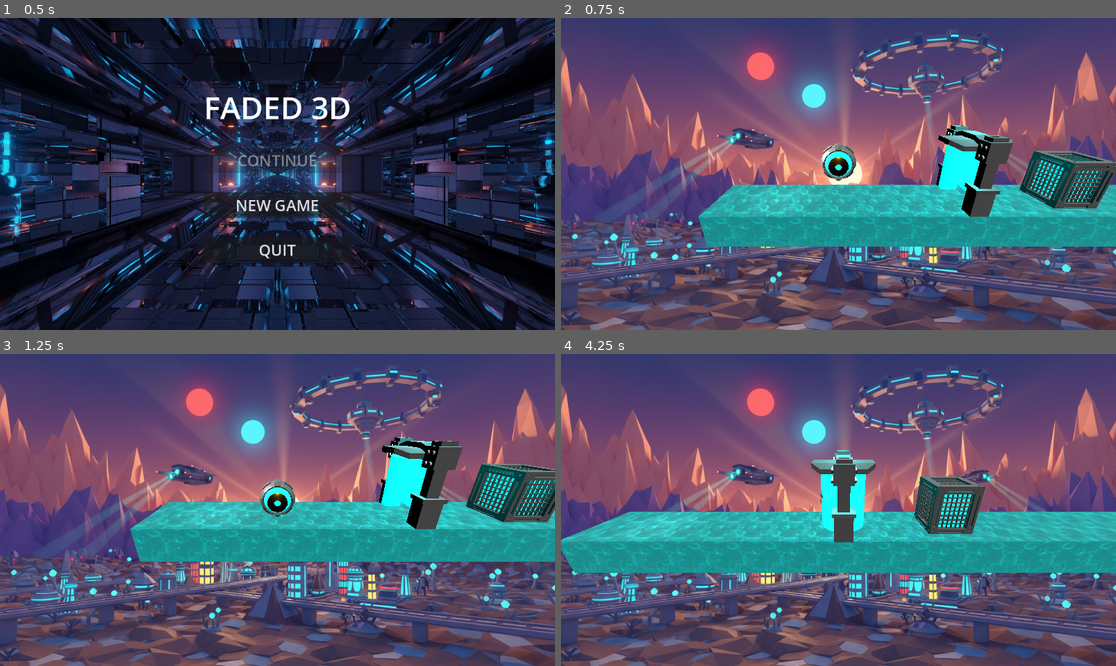
Above: before the commit, frames 1-4 (two rows, left to right).
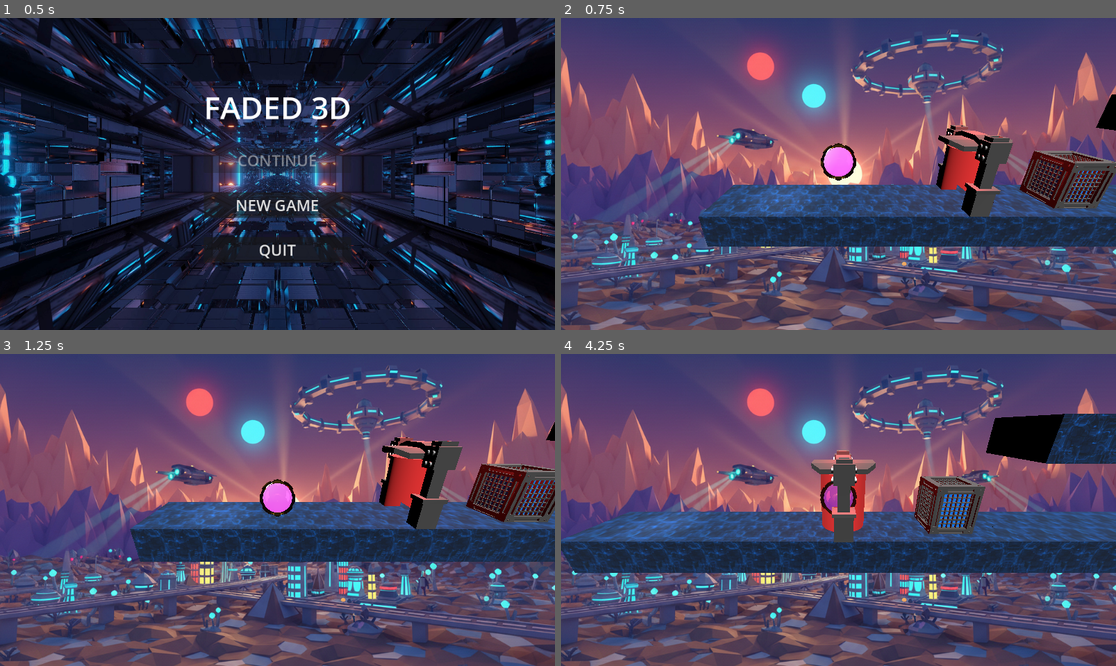
Above: after the commit, the same moments.

Repository: NimaAbdollahipour/VaultJam-faded-3d
Game: Godot game, scene res://UI/StartMenu.tscn
The game is run twice, just before and just after one commit, with the same random seed, the same clock (stepped at 60 frames per second) and the same inputs.
Inputs:
- Up to frame 1 (0.5 s): no input
- Up to frame 2 (0.75 s): click "NEW GAME" at 0.5 s
- Up to frame 3 (1.25 s): no input
- Up to frame 4 (4.25 s): tap Enter (ui_accept) at 1.25, 1.52, 2.27, 3.77 s; hold Right (ui_right) 1.28-2.03 s; hold Left (ui_left) 2.03-2.78 s; hold Right (ui_right) from 2.78 s (still down)

Frame 1 is identical in both runs. In frame 2, 16% of the frame differs, in the area x 24-100%, y 24-74%; in frame 3, 16%; in frame 4, 23%, in the area x 0-100%, y 19-71%.

Commit message:
Patch removed the emission effect  - Stable Version

Diff:
--- a/Objects/Player.tscn
+++ b/Objects/Player.tscn
@@ -7,10 +7,10 @@
 
 [sub_resource type="StandardMaterial3D" id="StandardMaterial3D_n6db0"]
 transparency = 1
-albedo_color = Color(0, 1, 1, 0)
+albedo_color = Color(0.8, 0.2, 1, 0.80185497)
 emission_enabled = true
-emission = Color(0, 1, 1, 1)
-emission_energy_multiplier = 0.0
+emission = Color(0.8, 0.2, 1, 1)
+emission_energy_multiplier = 1.6037099
 
 [sub_resource type="SphereMesh" id="SphereMesh_n6db0"]
 
--- a/Objects/box.gd
+++ b/Objects/box.gd
@@ -10,10 +10,10 @@
 var visual_meshes: Array[MeshInstance3D] = []
 
 const NEON_COLORS = {
-	"Blue": Color(0.0, 1.0, 1.0),
-	"Green": Color(0.2, 1.0, 0.2),
+	"Blue": Color(0.0, 0.5, 1.0),
+	"Green": Color(0.2, 0.8, 0.2),
 	"Red": Color(1.0, 0.2, 0.2),
-	"Purple": Color(0.8, 0.2, 1.0),
+	"Purple": Color(0.6, 0.2, 0.8),
 	"Yellow": Color(1.0, 1.0, 0.0),
 	"Orange": Color(1.0, 0.6, 0.0),
 	"Gold": Color(1.0, 0.84, 0.0)
@@ -39,7 +39,7 @@
 	for vm in visual_meshes:
 		if vm.name == "ColorIdentifier":
 			print("[BOX] Found ColorIdentifier mesh!")
-			# Apply color with emission
+			# Apply color without emission
 			var mat: StandardMaterial3D
 			if vm.material_override and vm.material_override is StandardMaterial3D:
 				mat = vm.material_override
@@ -51,7 +51,7 @@
 			mat.albedo_color = target_color
 			mat.emission_enabled = true
 			mat.emission = target_color
-			mat.emission_energy_multiplier = 2.0
+			mat.emission_energy_multiplier = 0.0  # No glow
 			mat.emission_operator = BaseMaterial3D.EMISSION_OP_ADD
 			print("[BOX] ✓ Applied color to ColorIdentifier")
 			return
--- a/Objects/color_switcher.gd
+++ b/Objects/color_switcher.gd
@@ -13,10 +13,10 @@
 @onready var light: OmniLight3D = $SpotHighlight if has_node("SpotHighlight") else null
 
 const NEON_COLORS = {
-	"Blue": Color(0.0, 1.0, 1.0),
-	"Green": Color(0.2, 1.0, 0.2),
+	"Blue": Color(0.0, 0.5, 1.0),
+	"Green": Color(0.2, 0.8, 0.2),
 	"Red": Color(1.0, 0.2, 0.2),
-	"Purple": Color(0.8, 0.2, 1.0),
+	"Purple": Color(0.6, 0.2, 0.8),
 	"Yellow": Color(1.0, 1.0, 0.0),
 	"Orange": Color(1.0, 0.6, 0.0),
 	"Gold": Color(1.0, 0.84, 0.0)
@@ -50,7 +50,7 @@
 		mat.albedo_color = target_color
 		mat.emission_enabled = true
 		mat.emission = target_color
-		mat.emission_energy_multiplier = 2.0
+		mat.emission_energy_multiplier = 0.0  # No glow
 		mat.emission_operator = BaseMaterial3D.EMISSION_OP_ADD
 		print("[COLOR_SWITCHER] ✓ Applied color to ColorIdentifier: ", target_color)
 	else:
--- a/Objects/platform_s.gd
+++ b/Objects/platform_s.gd
@@ -14,10 +14,10 @@
 var visual_meshes: Array[MeshInstance3D] = []
 
 const NEON_COLORS = {
-	"Blue": Color(0.0, 1.0, 1.0),
-	"Green": Color(0.2, 1.0, 0.2),
+	"Blue": Color(0.0, 0.5, 1.0),
+	"Green": Color(0.2, 0.8, 0.2),
 	"Red": Color(1.0, 0.2, 0.2),
-	"Purple": Color(0.8, 0.2, 1.0),
+	"Purple": Color(0.6, 0.2, 0.8),
 	"Yellow": Color(1.0, 1.0, 0.0),
 	"Orange": Color(1.0, 0.6, 0.0),
 	"Gold": Color(1.0, 0.84, 0.0)
@@ -66,10 +66,10 @@
 		# Tint the texture with game color (less intense)
 		mat.albedo_color = Color(target_color.r, target_color.g, target_color.b, 1.0)
 
-		# Subtle emission for outline glow
+		# No emission glow
 		mat.emission_enabled = true
 		mat.emission = target_color
-		mat.emission_energy_multiplier = 0.5  # Much lower for subtle glow
+		mat.emission_energy_multiplier = 0.0  # No glow
 		mat.emission_operator = BaseMaterial3D.EMISSION_OP_ADD
 
 	print("[PLATFORM] Applied colored tech_pattern to ", visual_meshes.size(), " meshes")
--- a/Objects/player.gd
+++ b/Objects/player.gd
@@ -25,14 +25,15 @@
 
 # Track collision time with matching-color objects
 var collision_timers: Dictionary = {}  # {object_id: time_colliding}
+var last_platform_match_state: bool = true  # Track if last frame was a match or not
 const NEON_COLORS = {
-	"Blue": Color(0.0, 1.0, 1.0),
-	"Green": Color(0.2, 1.0, 0.2),
-	"Red": Color(1.0, 0.2, 0.2),
-	"Purple": Color(0.8, 0.2, 1.0),
-	"Yellow": Color(1.0, 1.0, 0.0),
-	"Orange": Color(1.0, 0.6, 0.0),
-	"Gold": Color(1.0, 0.84, 0.0)
+	"Blue": Color(0.0, 0.5, 1.0),      # Normal blue
+	"Green": Color(0.2, 0.8, 0.2),     # Normal green
+	"Red": Color(1.0, 0.2, 0.2),       # Normal red
+	"Purple": Color(0.6, 0.2, 0.8),    # Normal purple
+	"Yellow": Color(1.0, 1.0, 0.0),    # Normal yellow
+	"Orange": Color(1.0, 0.6, 0.0),    # Normal orange
+	"Gold": Color(1.0, 0.84, 0.0)      # Normal gold
 }
 
 func _ready() -> void:
@@ -46,6 +47,27 @@
 	if not mesh and visual_meshes.size() > 0:
 		mesh = visual_meshes[0]
 
+	print("[PLAYER] Found ", visual_meshes.size(), " visual meshes")
+
+	# Initialize materials for fading on ALL meshes (not just ColorIdentifier)
+	for vm in visual_meshes:
+		if not vm.material_override:
+			var source_mat = vm.get_active_material(0)
+			var new_mat: BaseMaterial3D
+
+			if source_mat is BaseMaterial3D:
+				new_mat = source_mat.duplicate()
+			else:
+				new_mat = StandardMaterial3D.new()
+
+			new_mat.transparency = BaseMaterial3D.TRANSPARENCY_ALPHA
+			# Ensure material starts at full opacity
+			var initial_color = new_mat.albedo_color
+			initial_color.a = 1.0
+			new_mat.albedo_color = initial_color
+			vm.material_override = new_mat
+
+	# Apply color to ColorIdentifier mesh
 	update_scifi_material(player_color)
 
 func _find_meshes_recursive(node: Node, list: Array[MeshInstance3D]) -> void:
@@ -73,6 +95,11 @@
 	# REVERSED LOGIC: Player fades when NOT on matching platform or in air
 	if not is_on_matching_platform:
 		target_alpha = 0.0
+		if current_alpha > 0.1:  # Only print when noticeably fading
+			print("[PLAYER] FADING - Alpha: ", "%.2f" % current_alpha, " (not on matching platform or in air)")
+	else:
+		if current_alpha < 0.9:  # Only print when recovering
+			print("[PLAYER] STABLE - Alpha: ", "%.2f" % current_alpha, " (on matching platform)")
 
 	var new_alpha = move_toward(current_alpha, target_alpha, fade_rate * delta)
 
@@ -159,8 +186,10 @@
 			var plat_fade_mode = collider.get("fade_mode") if "fade_mode" in collider else "When Standing"
 
 			if collider.platform_color == player_color:
-				# MATCH: Track collision time
-				print("[COLLISION] Player: ", player_color, " on Platform: ", collider.platform_color, " (MATCH) - Mode: ", plat_fade_mode)
+				# MATCH: Track collision time, platform will fade
+				if not last_platform_match_state:
+					print("[COLLISION] Player: ", player_color, " on Platform: ", collider.platform_color, " (MATCH) - Mode: ", plat_fade_mode)
+					last_platform_match_state = true
 				currently_colliding.append(obj_id)
 
 				# Both modes now use timer (2 seconds)
@@ -176,9 +205,10 @@
 
 				is_on_matching_platform = true
 			else:
-				# NO MATCH: Instant fade (mismatched color)
-				print("[COLLISION] Player: ", player_color, " on Platform: ", collider.platform_color, " (MISMATCH)")
-				collider.fade(delta)
+				# MISMATCH: Player fades (via is_on_matching_platform = false), platform stays solid
+				if last_platform_match_state:
+					print("[COLLISION] Player: ", player_color, " on Platform: ", collider.platform_color, " (MISMATCH) - Player will fade")
+					last_platform_match_state = false
 
 		# Check for Box collision
 		if collider is RigidBody3D and "box_color" in collider:
@@ -241,9 +271,10 @@
 
 			mat.transparency = BaseMaterial3D.TRANSPARENCY_ALPHA
 			mat.albedo_color = target_color
+			mat.roughness = 1.0  # Fully rough/matte finish
 			mat.emission_enabled = true
 			mat.emission = target_color
-			mat.emission_energy_multiplier = 3.0
+			mat.emission_energy_multiplier = 0.0  # No glow
 			mat.emission_operator = BaseMaterial3D.EMISSION_OP_ADD
 			print("[PLAYER] ✓ Applied color to ColorIdentifier")
 			return
--- a/levels/level_1.tscn
+++ b/levels/level_1.tscn
@@ -15,19 +15,17 @@
 
 [node name="Player" parent="." instance=ExtResource("1_vn7o3")]
 transform = Transform3D(1, 0, 0, 0, 1, 0, 0, 0, 1, 3.4924238, 0.42147064, 0)
-fade_rate = 0.1
+player_color = "Purple"
 
 [node name="FinishLine" parent="." instance=ExtResource("5_n46q3")]
 transform = Transform3D(-1, 0, 8.742278e-08, 0, 1, 0, -8.742278e-08, 0, -1, 67.42557, -1, -0.15558302)
 
 [node name="PlatformS5" parent="." instance=ExtResource("2_jirdo")]
 transform = Transform3D(1, 0, 0, 0, 1, 0, 0, 0, 1, 16, -2, 0)
-fade_mode = null
 fade_rate = 0.33
 
 [node name="PlatformS4" parent="." instance=ExtResource("2_jirdo")]
 transform = Transform3D(1, 0, 0, 0, 1, 0, 0, 0, 1, 8, -2, 0)
-fade_mode = null
 fade_rate = 0.33
 
 [node name="PlatformS3" parent="." instance=ExtResource("2_jirdo")]
@@ -37,29 +35,45 @@
 
 [node name="PlatformS2" parent="." instance=ExtResource("2_jirdo")]
 transform = Transform3D(1, 0, 0, 0, 1, 0, 0, 0, 1, 4, -2, 0)
-fade_mode = null
 fade_rate = 0.33
 
 [node name="PlatformS7" parent="." instance=ExtResource("5_gwceb")]
 transform = Transform3D(1, 0, 0, 0, 1, 0, 0, 0, 1, 52, -2, 0)
-fade_mode = null
 fade_rate = 0.33
 
 [node name="PlatformS" parent="." instance=ExtResource("2_jirdo")]
 transform = Transform3D(1, 0, 0, 0, 1, 0, 0, 0, 1, 0, -2, 0)
-fade_mode = null
 fade_rate = 0.33
 
 [node name="PlatformS6" parent="." instance=ExtResource("5_btoec")]
 transform = Transform3D(1, 0, 0, 0, 1, 0, 0, 0, 1, 28, -2, 0)
-fade_mode = null
+fade_rate = 0.33
+
+[node name="PlatformS8" parent="." instance=ExtResource("5_btoec")]
+transform = Transform3D(1, 0, 0, 0, 1, 0, 0, 0, 1, 28, 4.0345273, 0)
+fade_rate = 0.33
+
+[node name="PlatformS10" parent="." instance=ExtResource("5_btoec")]
+transform = Transform3D(1, 0, 0, 0, 1, 0, 0, 0, 1, 28, 12.034527, 0)
+fade_rate = 0.33
+
+[node name="PlatformS9" parent="." instance=ExtResource("5_btoec")]
+transform = Transform3D(-4.371139e-08, 1, 0, -1, -4.371139e-08, 0, 0, 0, 1, 35, 11.13796, 0)
 fade_rate = 0.33
 
 [node name="RigidBody3D" parent="." instance=ExtResource("2_bt44k")]
 transform = Transform3D(1, 0, 0, 0, 1, 0, 0, 0, 1, 17, -1, 0)
 
+[node name="RigidBody3D2" parent="." instance=ExtResource("2_bt44k")]
+transform = Transform3D(1, 0, 0, 0, 1, 0, 0, 0, 1, 43.677032, -1, 0)
+
 [node name="ColorSwitcher" parent="." instance=ExtResource("6_l53as")]
 transform = Transform3D(-4.371139e-08, 0, -1, 0, 1, 0, 1, 0, -4.371139e-08, 11, -1, 0)
+switcher_color = "Red"
+
+[node name="ColorSwitcher2" parent="." instance=ExtResource("6_l53as")]
+transform = Transform3D(-4.371139e-08, 0, -1, 0, 1, 0, 1, 0, -4.371139e-08, 31.406773, 5.0716505, 0)
+switcher_color = "Red"
 
 [node name="GameUI" parent="." instance=ExtResource("ui_123")]
 
